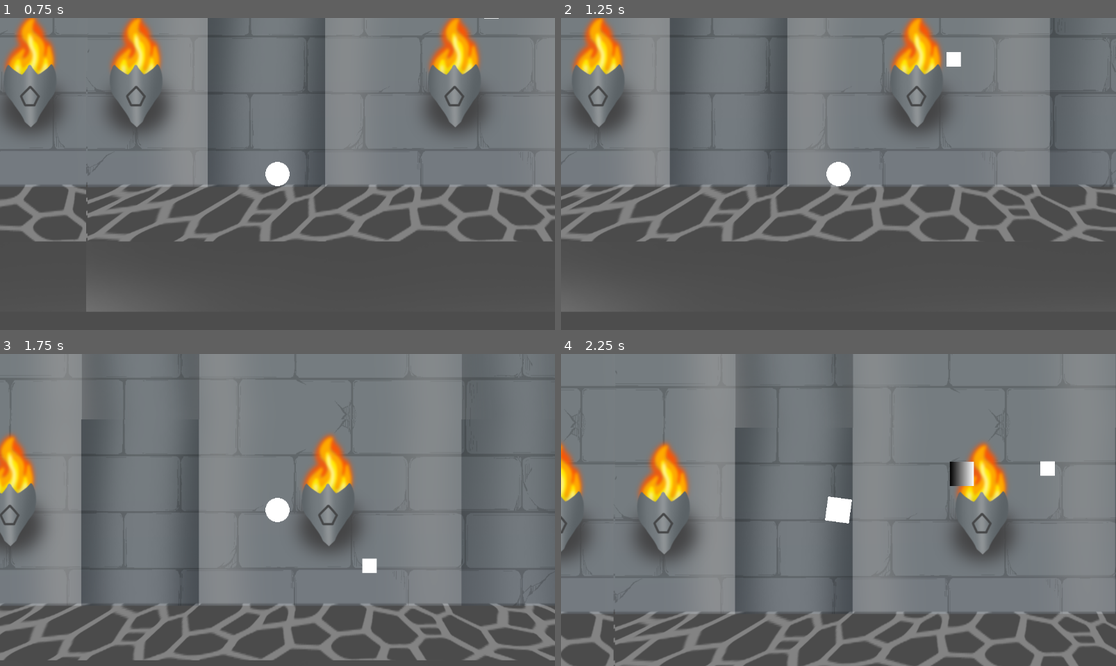
Above: before the commit, frames 1-4 (two rows, left to right).
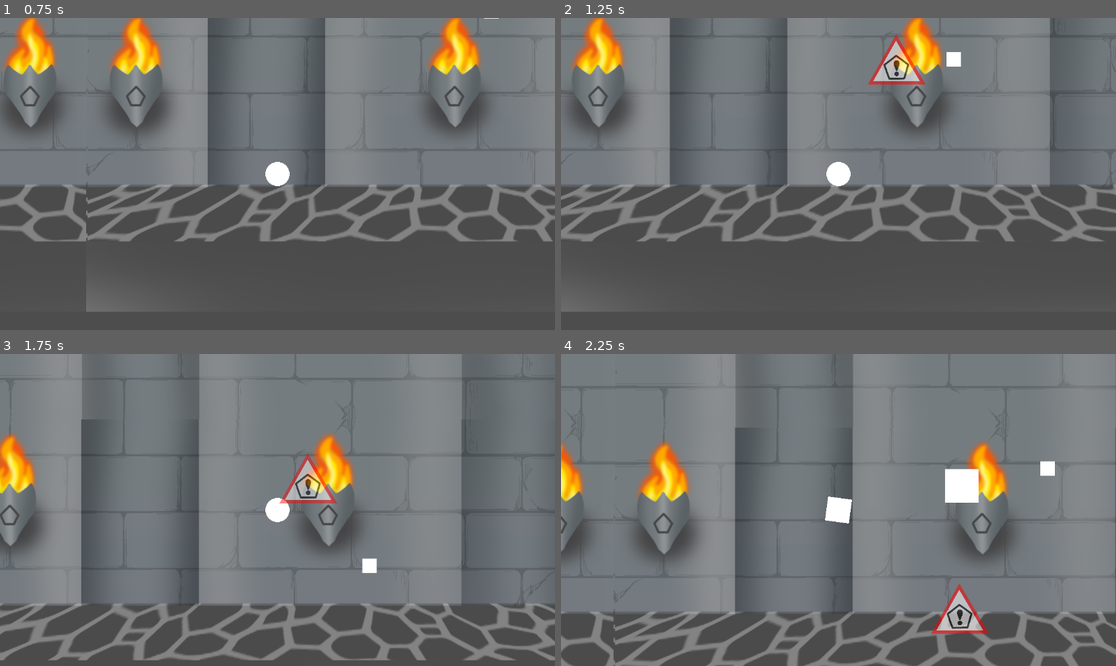
Above: after the commit, the same moments.

Repository: vmaye002-debug/shape-shifter
Game: Godot game, scene res://BossLevel.tscn
The game is run twice, just before and just after one commit, with the same random seed, the same clock (stepped at 60 frames per second) and the same inputs. This scene is started directly instead of the project's main scene.
Inputs:
- Up to frame 1 (0.75 s): hold D (right) from 0.53 s (still down); hold 3 (circle) from 0.53 s (still down)
- Up to frame 2 (1.25 s): keep holding D (right); keep holding 3 (circle)
- Up to frame 3 (1.75 s): release D (right) at 1.28 s; release 3 (circle) at 1.28 s; hold A (left) from 1.28 s (still down); tap Space (space) at 1.35 s
- Up to frame 4 (2.25 s): release A (left) at 2.03 s; hold D (right) from 2.03 s (still down); hold 1 (square) from 2.03 s (still down)

Frame 1 is identical in both runs. In frame 2, 0.8% of the frame differs, in the area x 55-66%, y 5-22%; in frame 3, 0.8%; in frame 4, 1.6%, in the area x 66-78%, y 34-90%.

Commit message:
Warning flash

Diff:
--- a/BossLevel.tscn
+++ b/BossLevel.tscn
@@ -83,6 +83,7 @@
 [node name="cant COUNT this boss" parent="." node_paths=PackedStringArray("triangle_area", "square_area") instance=ExtResource("4_7b2gy")]
 position = Vector2(837, 460)
 health = 4
+spawn_rate = 1.0
 warning_scene = ExtResource("6_prt80")
 triangle_area = NodePath("../Triangle")
 square_area = NodePath("../Square")
--- /dev/null
+++ b/warning.gd
@@ -0,0 +1,16 @@
+extends Sprite2D
+
+@export var total_flashes: int = 3
+@export var single_fade_duration: float = 0.5
+
+func _ready() -> void:
+	modulate.a = 0.0
+	var tween = create_tween()
+	tween.set_loops(total_flashes)
+	tween.tween_property(self, "modulate:a", 1.0, single_fade_duration)
+	tween.tween_property(self, "modulate:a", 0.0, single_fade_duration)
+	tween.finished.connect(queue_free)
+
+
+func _on_timer_timeout() -> void:
+	queue_free()
--- a/warning.tscn
+++ b/warning.tscn
@@ -1,14 +1,15 @@
-[gd_scene load_steps=4 format=3 uid="uid://btfkwalfpjbyr"]
+[gd_scene load_steps=3 format=3 uid="uid://btfkwalfpjbyr"]
 
-[sub_resource type="QuadMesh" id="QuadMesh_4frs0"]
-size = Vector2(50, 50)
-center_offset = Vector3(0, -25, 0)
+[ext_resource type="Texture2D" uid="uid://dponx084sihpn" path="res://Pentagon Warning.png" id="1_wdnif"]
+[ext_resource type="Script" uid="uid://d2ywblr46n15" path="res://warning.gd" id="2_jupec"]
 
-[sub_resource type="Gradient" id="Gradient_wdnif"]
+[node name="WARNING" type="Sprite2D"]
+scale = Vector2(0.13, 0.13)
+texture = ExtResource("1_wdnif")
+script = ExtResource("2_jupec")
 
-[sub_resource type="GradientTexture1D" id="GradientTexture1D_jupec"]
-gradient = SubResource("Gradient_wdnif")
+[node name="Timer" type="Timer" parent="."]
+one_shot = true
+autostart = true
 
-[node name="WARNING" type="MeshInstance2D"]
-mesh = SubResource("QuadMesh_4frs0")
-texture = SubResource("GradientTexture1D_jupec")
+[connection signal="timeout" from="Timer" to="." method="_on_timer_timeout"]
Not shown, added: warning.gd.uid
